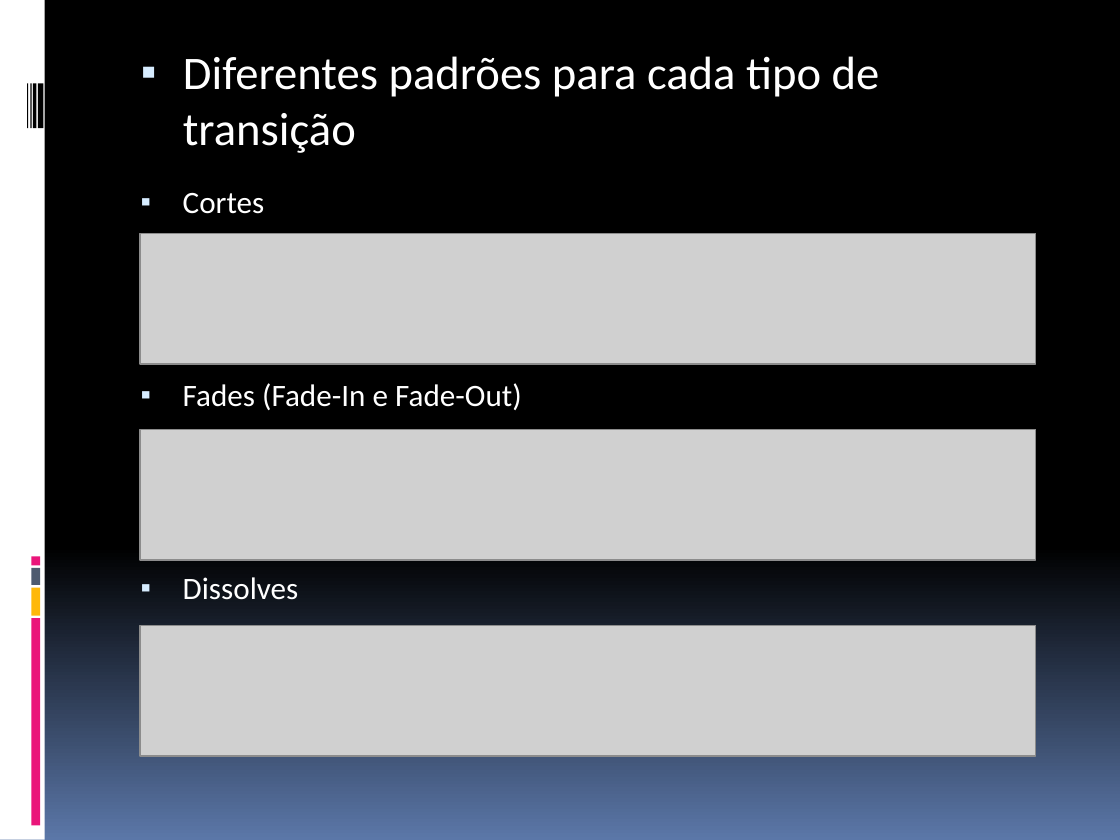
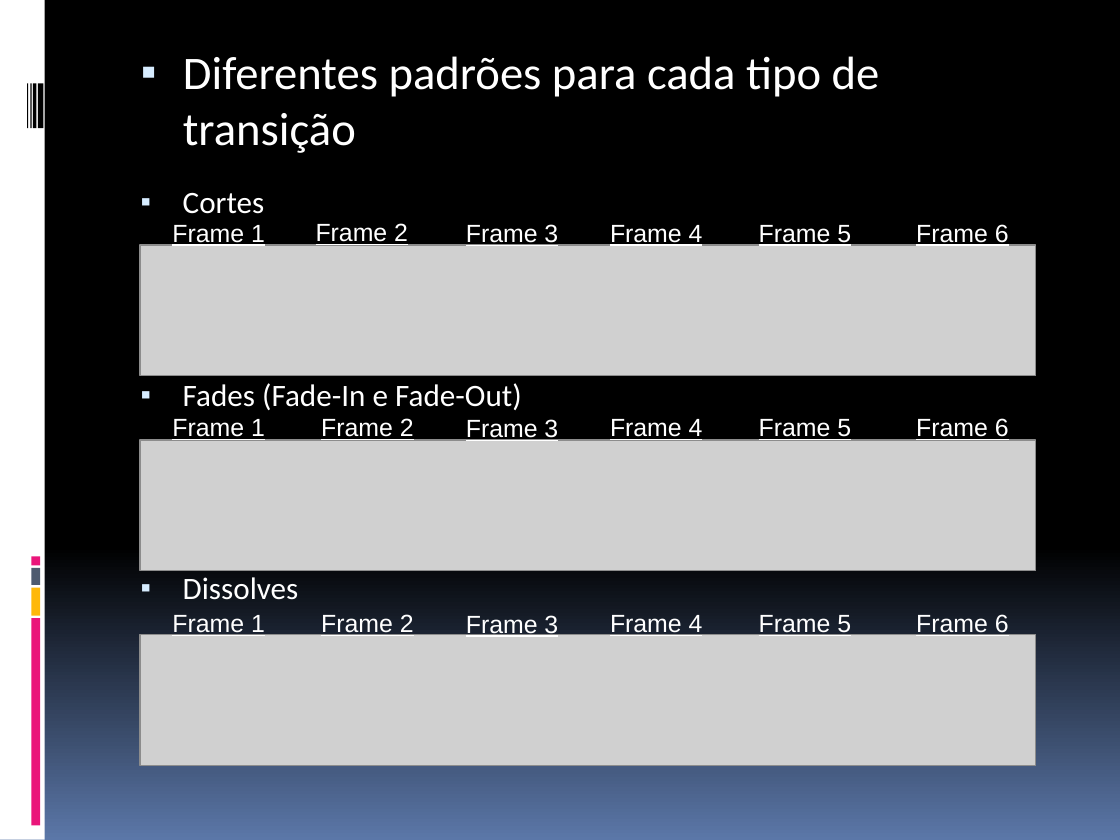
Before and after one commit to fabriciols/m-fit, a slide deck: slide 3 of DOCS/Apresentação/ApresentaçãoRP2.pptx. Drawn at 1120x840 pixels with LibreOffice and Linux fonts; fonts in the diff are those of the drawing; grey boxes stand for pictures. Boxes give left, top, right and bottom in pixels: in the first picture for what was removed or moved away, otherwise in the second. Text is boxed around its words. In the diff, an @@ line names an element or a change of style, - is before the commit and + after.

```diff
--- a/DOCS/Apresentação/ApresentaçãoRP2.pptx
+++ b/DOCS/Apresentação/ApresentaçãoRP2.pptx
@@ text added at <box>172,225,265,248</box>, 16 pt, text #FFFFFF, underline @@
+Frame 1
@@ text added at <box>316,223,408,247</box>, 16 pt, text #FFFFFF, underline @@
+Frame 2
@@ text added at <box>466,224,558,248</box>, 16 pt, text #FFFFFF, underline @@
+Frame 3
@@ text added at <box>610,225,703,248</box>, 16 pt, text #FFFFFF, underline @@
+Frame 4
@@ text added at <box>759,225,851,248</box>, 16 pt, text #FFFFFF, underline @@
+Frame 5
@@ text added at <box>916,224,1009,248</box>, 16 pt, text #FFFFFF, underline @@
+Frame 6
@@ 3 pictures: place and size @@
-3 pictures at <box>140,233,1036,756</box>
+3 pictures at <box>140,245,1036,766</box>
@@ text added at <box>172,419,265,442</box>, 16 pt, text #FFFFFF, underline @@
+Frame 1
@@ text added at <box>321,418,414,442</box>, 16 pt, text #FFFFFF, underline @@
+Frame 2
@@ text added at <box>466,419,558,443</box>, 16 pt, text #FFFFFF, underline @@
+Frame 3
@@ text added at <box>610,419,703,442</box>, 16 pt, text #FFFFFF, underline @@
+Frame 4
@@ text added at <box>759,419,851,442</box>, 16 pt, text #FFFFFF, underline @@
+Frame 5
@@ text added at <box>916,418,1009,442</box>, 16 pt, text #FFFFFF, underline @@
+Frame 6
@@ text added at <box>172,615,265,638</box>, 16 pt, text #FFFFFF, underline @@
+Frame 1
@@ text added at <box>321,614,414,638</box>, 16 pt, text #FFFFFF, underline @@
+Frame 2
@@ text added at <box>466,615,558,639</box>, 16 pt, text #FFFFFF, underline @@
+Frame 3
@@ text added at <box>610,615,703,638</box>, 16 pt, text #FFFFFF, underline @@
+Frame 4
@@ text added at <box>759,615,851,638</box>, 16 pt, text #FFFFFF, underline @@
+Frame 5
@@ text added at <box>916,614,1009,638</box>, 16 pt, text #FFFFFF, underline @@
+Frame 6
```
Also in this commit, not shown: 1 other slide changed, 2 slides added, 1 slide removed.
